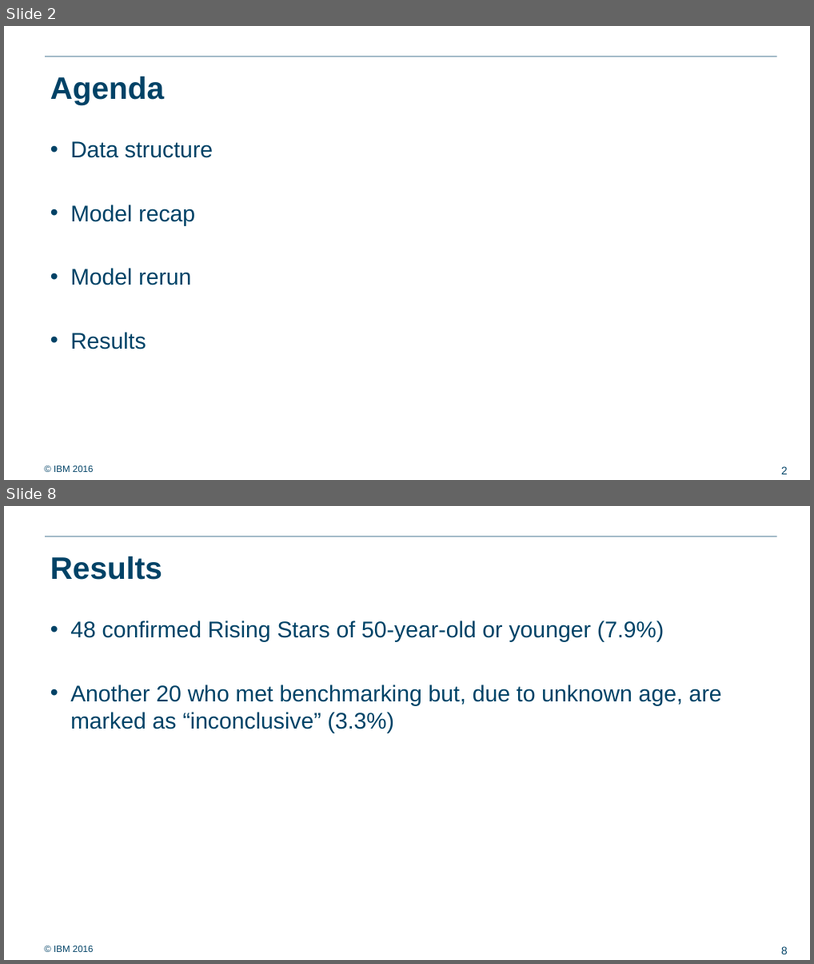
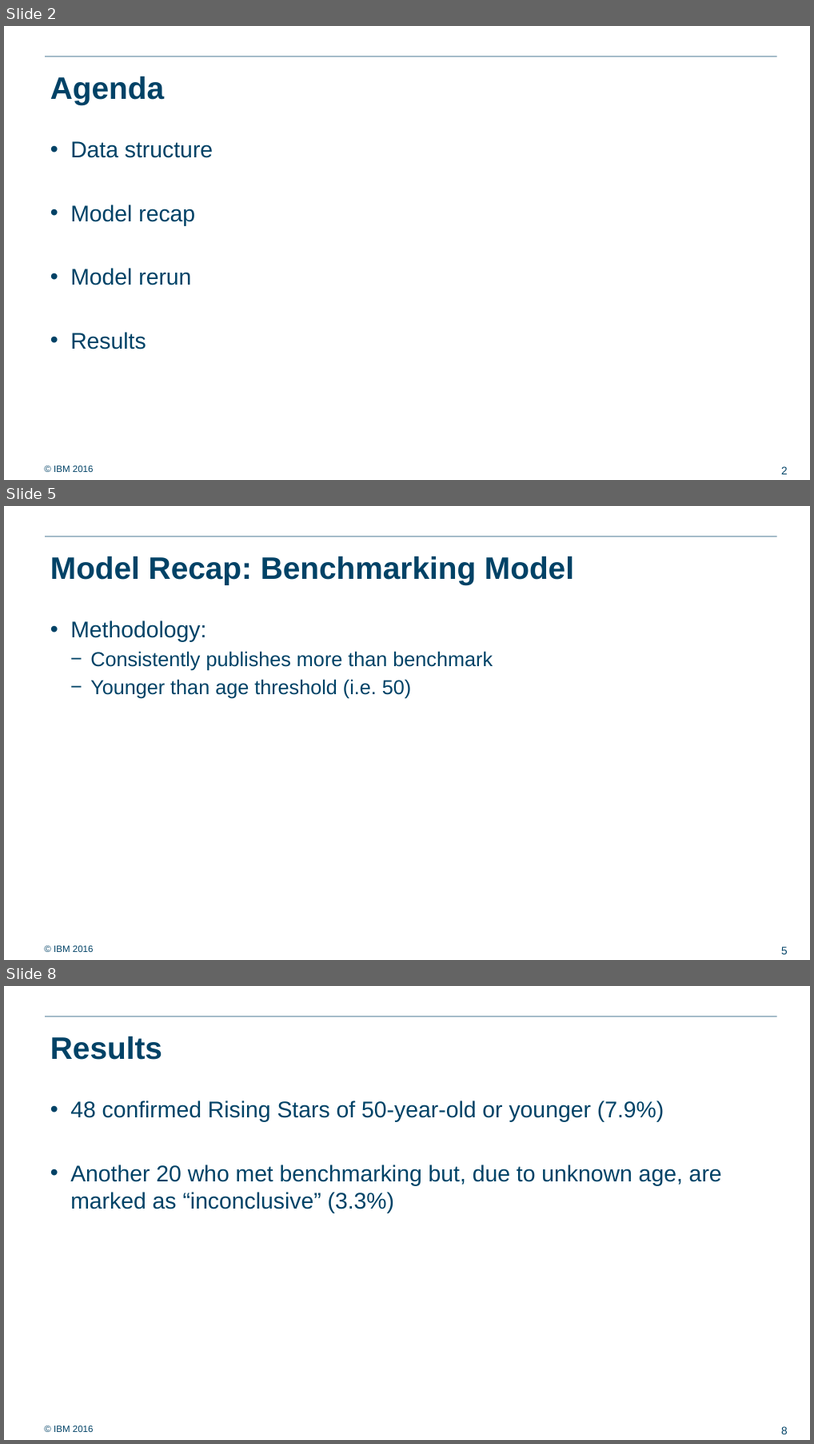
Before and after one commit to ralf0615/Rising_stars, a slide deck: oncology_profile/Slides/Rising_stars_oncology_profiles_update_v1.pptx. Shown one above the other, each under a label of ours: slides 2 and 8 before the commit, slides 2, 5 and 8 after it; the slides between them are not shown. The pictures are 814x964 and 814x1444 pixels, drawn with LibreOffice and Linux fonts; fonts in the diff are those of the drawing; background and template pictures are left out. Boxes give left, top, right and bottom in pixels: in the first picture for what was removed or moved away, otherwise in the second. Text is boxed around its words. In the diff, an @@ line names an element or a change of style, - is before the commit and + after.

```diff
--- a/oncology_profile/Slides/Rising_stars_oncology_profiles_update_v1.pptx
+++ b/oncology_profile/Slides/Rising_stars_oncology_profiles_update_v1.pptx
@@ slide 5 added at <box>4,506,810,960</box>, background #FFFFFF; not listed: 3 template elements that a slide beside it also shows @@
@@ title added at <box>50,556,574,584</box>, 37 pt, text #004266, bold @@
+Model Recap: Benchmarking Model
@@ text added at <box>70,620,493,699</box>, 24 pt, text #004266 @@
+• Methodology:
+  − Consistently publishes more than benchmark
+  − Younger than age threshold (i.e. 50)
```
Also in this commit, not shown: 4 slides changed, 1 slide removed, 2 other files.
